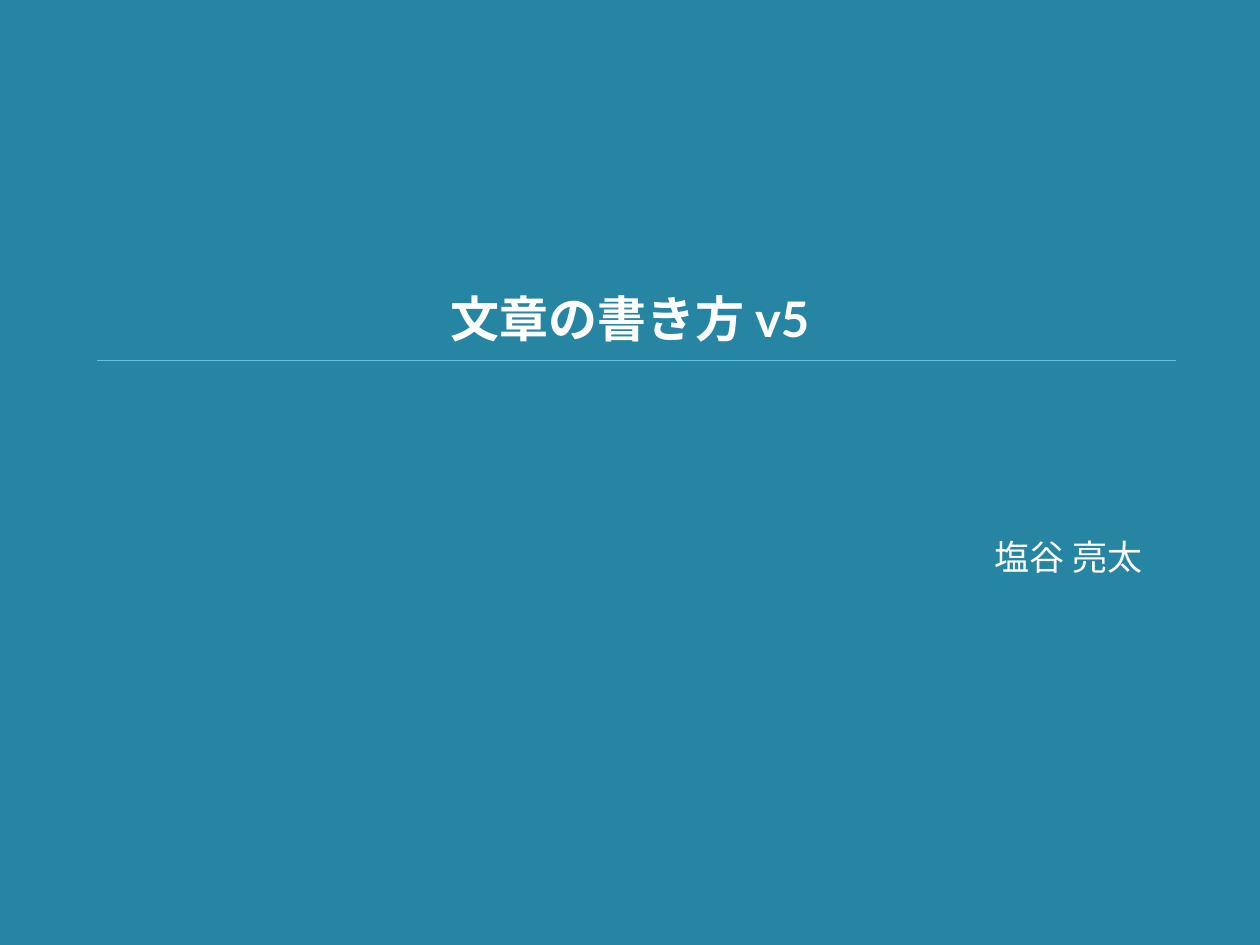
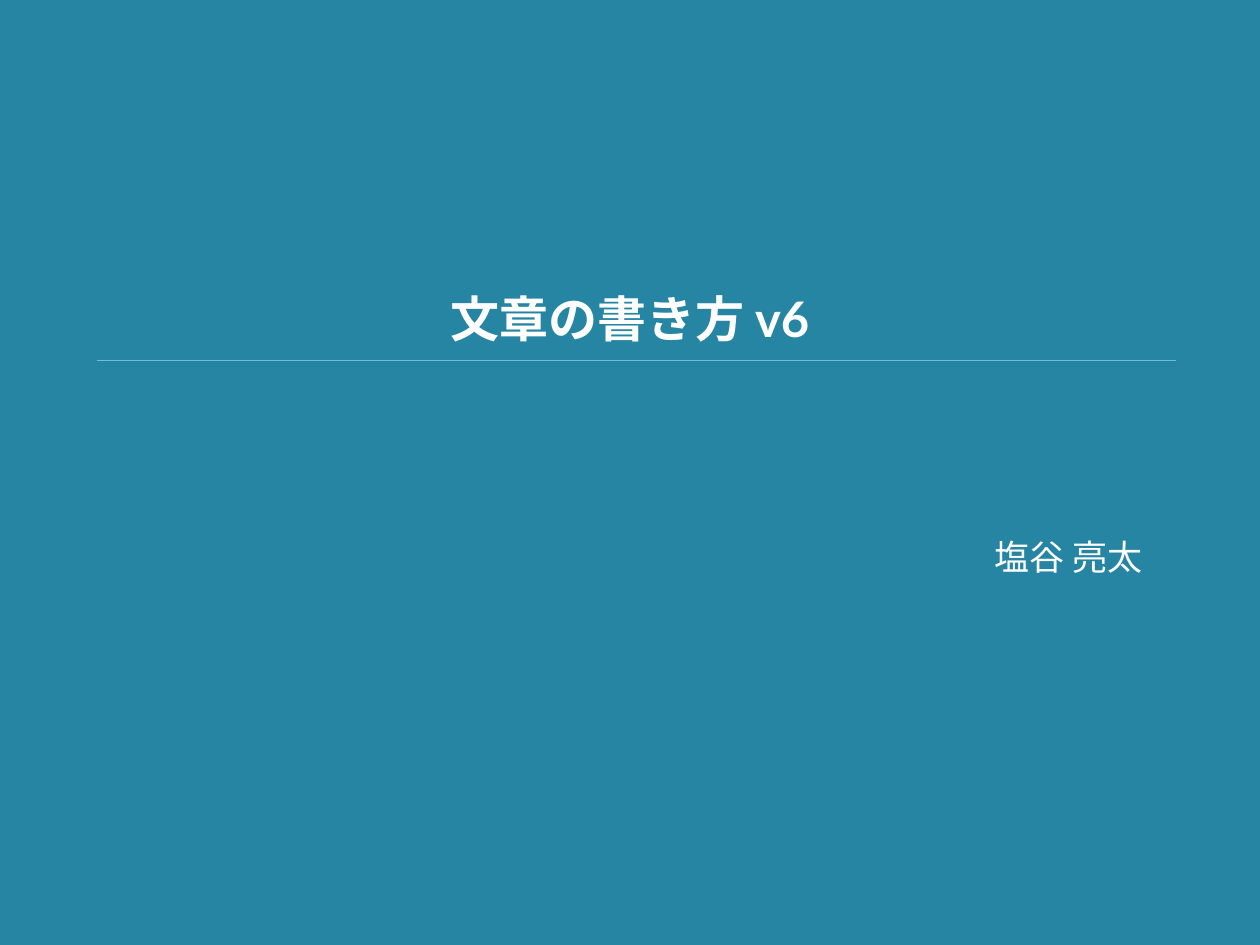
Before and after one commit to shioya-lab/how-to, a slide deck: slide 1 of writing.pptx. Drawn at 1260x945 pixels with LibreOffice and Linux fonts; fonts in the diff are those of the drawing. Boxes give left, top, right and bottom in pixels: in the first picture for what was removed or moved away, otherwise in the second. Text is boxed around its words. In the diff, an @@ line names an element or a change of style, - is before the commit and + after.

Commit message:
文章の書き方の細かいところを訂正

```diff
--- a/writing.pptx
+++ b/writing.pptx
@@ title at [451, 295, 809, 342]: text changed @@
-文章の書き方 v5
+文章の書き方 v6
```
Also in this commit, not shown: 6 other slides changed, 1 other file.
